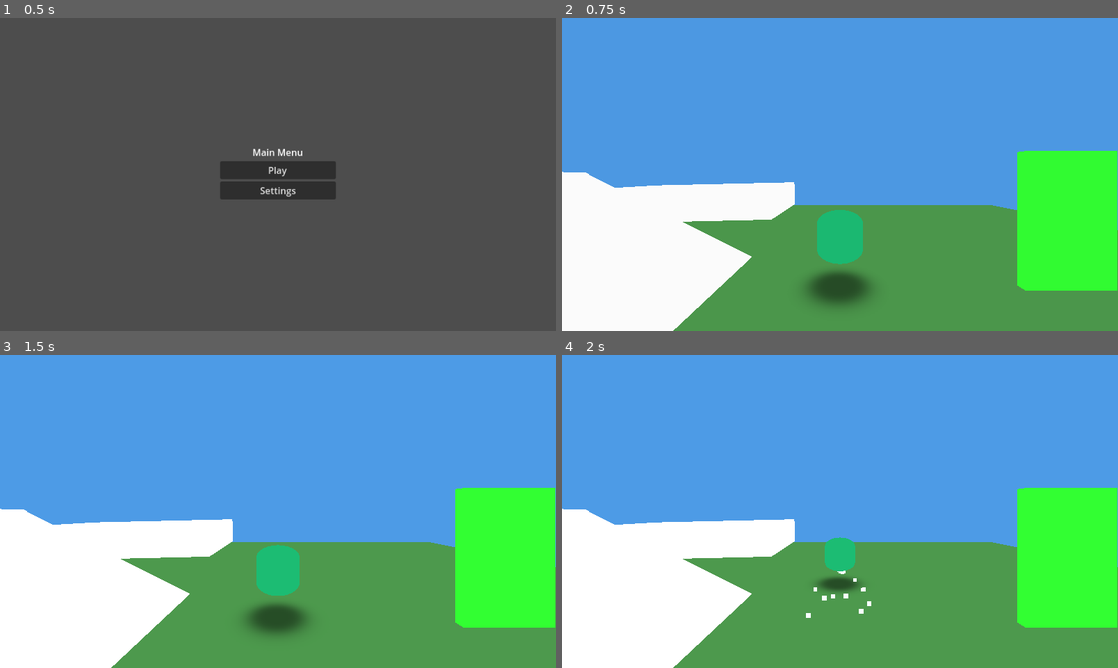
Above: before the commit, frames 1-4 (two rows, left to right).
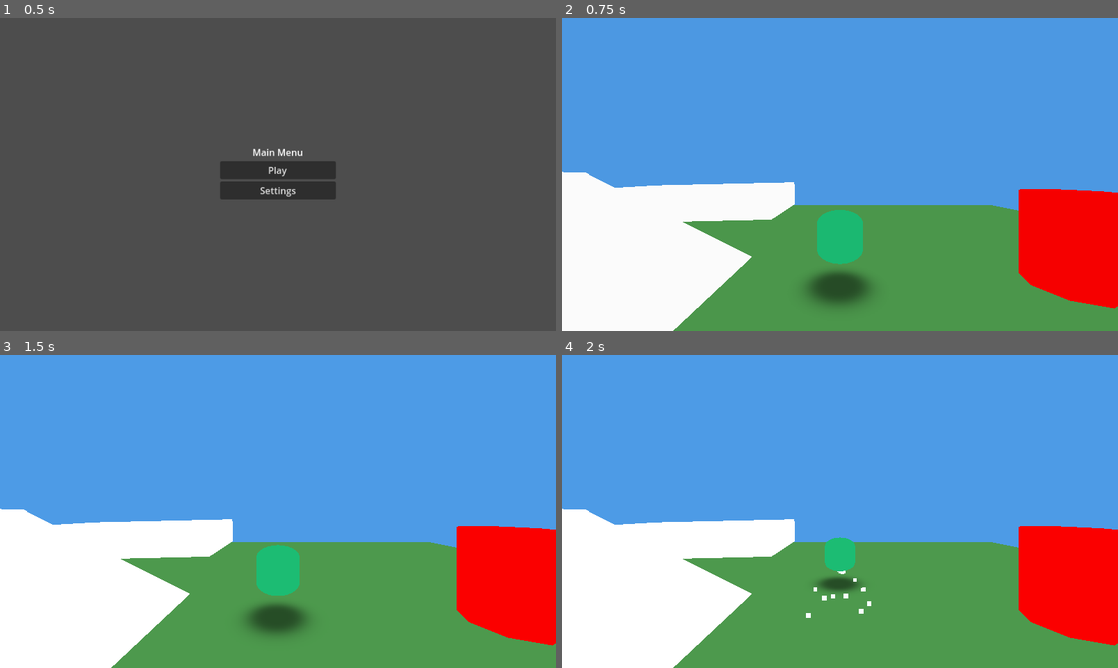
Above: after the commit, the same moments.

Repository: mcthaydt/cabaret-template
Game: Godot game, scene res://scenes/root.tscn
The game is run twice, just before and just after one commit, with the same random seed, the same clock (stepped at 60 frames per second) and the same inputs.
Inputs (mouse positions are in pixels of both pictures, inside the frame that each line leads up to):
- Up to frame 1 (0.5 s): no input
- Up to frame 2 (0.75 s): click "Play" at 0.5 s
- Up to frame 3 (1.5 s): tap Enter (ui_accept) at 1.25 s; move the mouse to (305, 511) at 1.27 s; hold W (move_forward) from 1.28 s (still down); tap E (interact) at 1.35 s; click (305, 511) at 1.42 s
- Up to frame 4 (2 s): keep holding W (move_forward); tap Space (jump) at 1.52 s

Frame 1 is identical in both runs. In frame 2, 8.5% of the frame differs, in the area x 81-100%, y 42-93%; in frame 3, 8.5%; in frame 4, 8.5%.

Commit message:
Changed to gta style indicator

Diff:
--- /dev/null
+++ b/resources/rs_scene_trigger_settings.tres
@@ -0,0 +1,12 @@
+[gd_resource type="Resource" script_class="RS_SceneTriggerSettings" load_steps=2 format=3]
+
+[ext_resource type="Script" path="res://scripts/ecs/resources/rs_scene_trigger_settings.gd" id="1_settings_script"]
+
+[resource]
+script = ExtResource("1_settings_script")
+shape_type = 1
+cyl_radius = 1.0
+cyl_height = 3.0
+box_size = Vector3(2, 3, 0.2)
+local_offset = Vector3(0, 1.5, 0)
+player_mask = 1
--- a/scenes/gameplay/exterior.tscn
+++ b/scenes/gameplay/exterior.tscn
@@ -50,7 +50,7 @@
 
 [sub_resource type="StandardMaterial3D" id="StandardMaterial3D_door"]
 shading_mode = 0
-albedo_color = Color(0.2, 1, 0.2, 1)
+albedo_color = Color(0.9828339, 0, 0.010878513, 1)
 
 [node name="Main2" type="Node3D"]
 script = ExtResource("1_f2o31")
@@ -180,9 +180,11 @@
 target_scene_id = &"interior_house"
 target_spawn_point = &"sp_entrance_from_exterior"
 
-[node name="DoorVisual" type="CSGBox3D" parent="Entities/E_DoorTrigger"]
-size = Vector3(2, 3, 0.2)
-material = SubResource("StandardMaterial3D_door")
+[node name="DoorVisual" type="CSGCylinder3D" parent="Entities/E_DoorTrigger"]
+transform = Transform3D(1, 0, 0, 0, 1, 0, 0, 0, 1, 0, -0.40026855, 0)
+material_overlay = SubResource("StandardMaterial3D_door")
+radius = 0.7910156
+height = 2.0715332
 
 [node name="SP_SpawnPoints" type="Node3D" parent="."]
 script = ExtResource("21_spawnpoints")
--- a/scenes/gameplay/interior_house.tscn
+++ b/scenes/gameplay/interior_house.tscn
@@ -48,9 +48,9 @@
 background_color = Color(0.3019608, 0.60784316, 0.9019608, 1)
 ambient_light_source = 3
 
-[sub_resource type="StandardMaterial3D" id="StandardMaterial3D_door"]
+[sub_resource type="StandardMaterial3D" id="StandardMaterial3D_ee6xw"]
 shading_mode = 0
-albedo_color = Color(0.2, 1, 0.2, 1)
+albedo_color = Color(0.9828339, 0, 0.010878513, 1)
 
 [node name="Main" type="Node3D"]
 script = ExtResource("1_f2o31")
@@ -175,9 +175,11 @@
 target_scene_id = &"exterior"
 target_spawn_point = &"sp_exit_from_house"
 
-[node name="DoorVisual" type="CSGBox3D" parent="Entities/E_DoorTrigger"]
-size = Vector3(2, 3, 0.2)
-material = SubResource("StandardMaterial3D_door")
+[node name="DoorVisual" type="CSGCylinder3D" parent="Entities/E_DoorTrigger"]
+transform = Transform3D(1, 0, 0, 0, 1, 0, 0, 0, 1, 0, -0.57354736, 0)
+material_overlay = SubResource("StandardMaterial3D_ee6xw")
+radius = 0.7910156
+height = 2.0715332
 
 [node name="SP_SpawnPoints" type="Node3D" parent="."]
 script = ExtResource("21_spawnpoints")
--- a/scripts/ecs/components/c_scene_trigger_component.gd
+++ b/scripts/ecs/components/c_scene_trigger_component.gd
@@ -21,6 +21,7 @@
 const U_GameplayActions := preload("res://scripts/state/actions/u_gameplay_actions.gd")
 const U_SceneRegistry := preload("res://scripts/scene_management/u_scene_registry.gd")
 const PLAYER_TAG_COMPONENT_TYPE := StringName("C_PlayerTagComponent")
+const RS_SceneTriggerSettings := preload("res://scripts/ecs/resources/rs_scene_trigger_settings.gd")
 
 ## Trigger mode enum
 enum TriggerMode {
@@ -82,8 +83,9 @@
 	_trigger_area = Area3D.new()
 	_trigger_area.name = "TriggerArea"
 	_trigger_area.collision_layer = 0  # Don't collide with anything
-	_trigger_area.collision_mask = 1   # Detect layer 1 (player)
+	_trigger_area.collision_mask = _get_settings().player_mask  # Detect player layer(s)
 	_trigger_area.monitoring = true    # Explicitly enable detection
+
 	# Reparent under the door Node3D so the area inherits the door's transform
 	var door_node := get_parent() as Node3D
 	if door_node != null:
@@ -91,20 +93,55 @@
 	else:
 		call_deferred("add_child", _trigger_area)
 
-	# Create collision shape (box)
+	# Create collision shape from settings
 	var collision_shape := CollisionShape3D.new()
 	collision_shape.name = "CollisionShape3D"
-	# Offset upward to match player hover height (1.5m)
-	collision_shape.position = Vector3(0, 1.5, 0)
-	var box_shape := BoxShape3D.new()
-	# Match DoorVisual dimensions: size = Vector3(2, 3, 0.2)
-	box_shape.size = Vector3(2.0, 3.0, 0.2)
-	collision_shape.shape = box_shape
+	collision_shape.position = _get_settings().local_offset
+
+	match _get_settings().shape_type:
+		RS_SceneTriggerSettings.ShapeType.CYLINDER:
+			var cyl := CylinderShape3D.new()
+			cyl.radius = max(0.001, _get_settings().cyl_radius)
+			cyl.height = max(0.001, _get_settings().cyl_height)
+			collision_shape.shape = cyl
+		RS_SceneTriggerSettings.ShapeType.BOX:
+			var box := BoxShape3D.new()
+			box.size = _get_settings().box_size
+			collision_shape.shape = box
+		_:
+			# Fallback to cylinder defaults if enum is unknown
+			var cyl_fallback := CylinderShape3D.new()
+			cyl_fallback.radius = 1.0
+			cyl_fallback.height = 3.0
+			collision_shape.shape = cyl_fallback
+
 	_trigger_area.add_child(collision_shape)
 
 	# Connect signals
 	_trigger_area.body_entered.connect(_on_body_entered)
 	_trigger_area.body_exited.connect(_on_body_exited)
+
+## Lazy-init and return settings
+var _cached_settings: RS_SceneTriggerSettings = null
+
+@export var settings: RS_SceneTriggerSettings
+
+func _get_settings() -> RS_SceneTriggerSettings:
+	if _cached_settings != null:
+		return _cached_settings
+
+	if settings == null:
+		# Create a default settings instance matching previous behavior but cylindrical by default
+		settings = RS_SceneTriggerSettings.new()
+		settings.shape_type = RS_SceneTriggerSettings.ShapeType.CYLINDER
+		settings.cyl_radius = 1.0
+		settings.cyl_height = 3.0
+		settings.box_size = Vector3(2.0, 3.0, 0.2)
+		settings.local_offset = Vector3(0, 1.5, 0)
+		settings.player_mask = 1
+
+	_cached_settings = settings
+	return _cached_settings
 
 ## Process cooldown timer
 func _process(delta: float) -> void:
--- /dev/null
+++ b/scripts/ecs/resources/rs_scene_trigger_settings.gd
@@ -0,0 +1,23 @@
+@icon("res://resources/editor_icons/resource.svg")
+extends Resource
+class_name RS_SceneTriggerSettings
+
+## Scene Trigger Settings
+## Defines geometry and filtering for a trigger Area3D used by C_SceneTriggerComponent.
+
+enum ShapeType { BOX = 0, CYLINDER = 1 }
+
+@export var shape_type: ShapeType = ShapeType.CYLINDER
+
+# Cylinder params (Y-up)
+@export var cyl_radius: float = 1.0
+@export var cyl_height: float = 3.0
+
+# Box params
+@export var box_size: Vector3 = Vector3(2.0, 3.0, 0.2)
+
+# Local offset for the CollisionShape3D relative to the door/entity
+@export var local_offset: Vector3 = Vector3(0, 1.5, 0)
+
+# Collision mask to detect player bodies (default expects player on layer 1)
+@export var player_mask: int = 1
Not shown, changed: AGENTS.md
Not shown, changed: docs/general/DEV_PITFALLS.md
Not shown, changed: docs/scene_manager/scene-manager-continuation-prompt.md
Not shown, changed: docs/scene_manager/scene-manager-tasks.md
